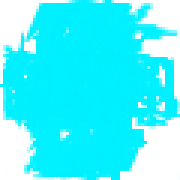
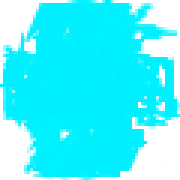
Layers edited between the first and the second 180px x 180px image:
removed layer "9" over box(33, 177, 120, 180)
removed layer "8" over box(33, 177, 120, 180)
removed layer "4" over box(33, 177, 120, 180)
removed layer "3" over box(33, 177, 120, 180)
removed layer "1" over box(87, 177, 99, 180)
added layer "Lag #11" above "Lag #10" over box(33, 177, 120, 180)
added layer "Lag #6" above "Lag #5" over box(33, 177, 120, 180)
